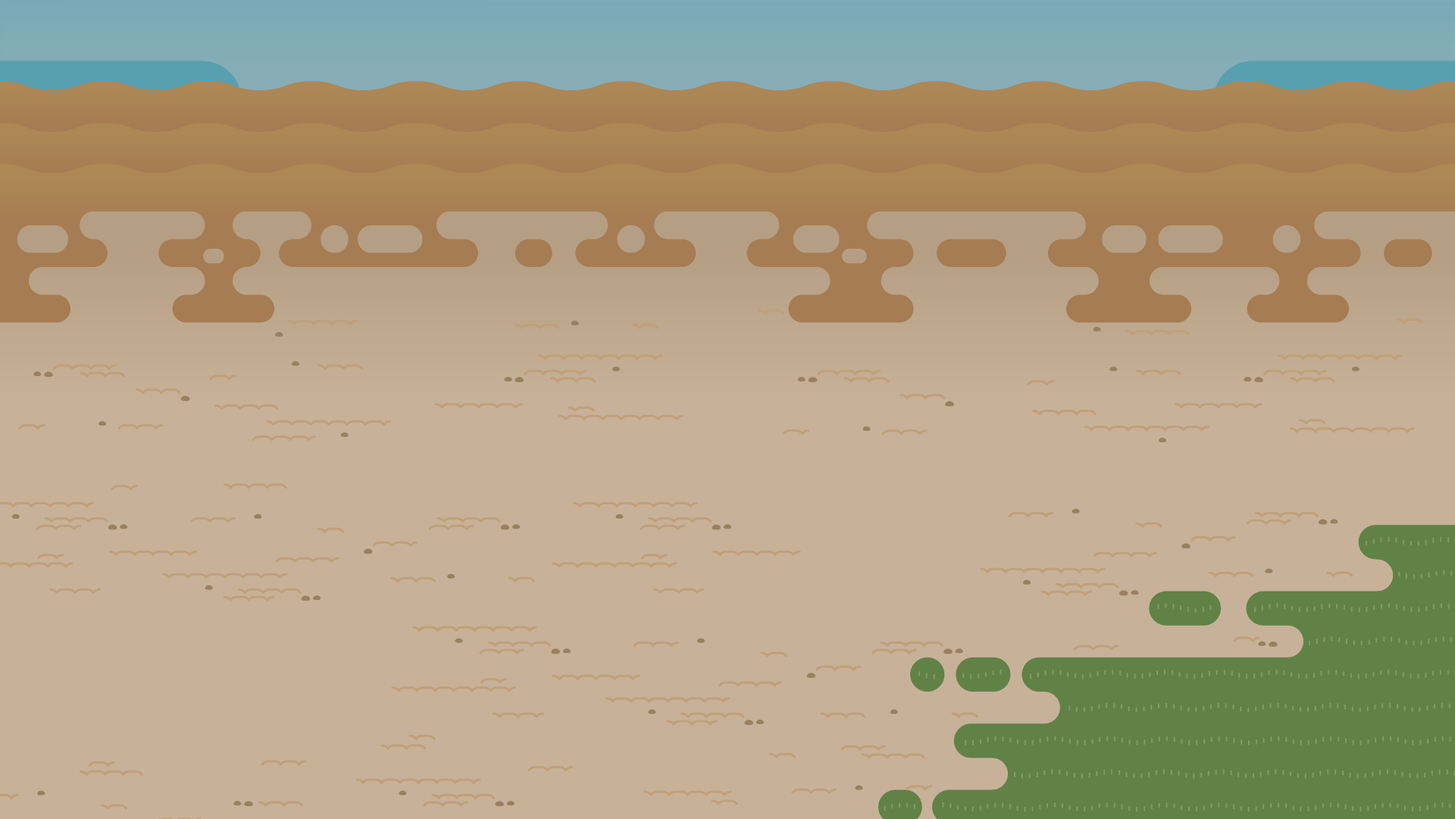
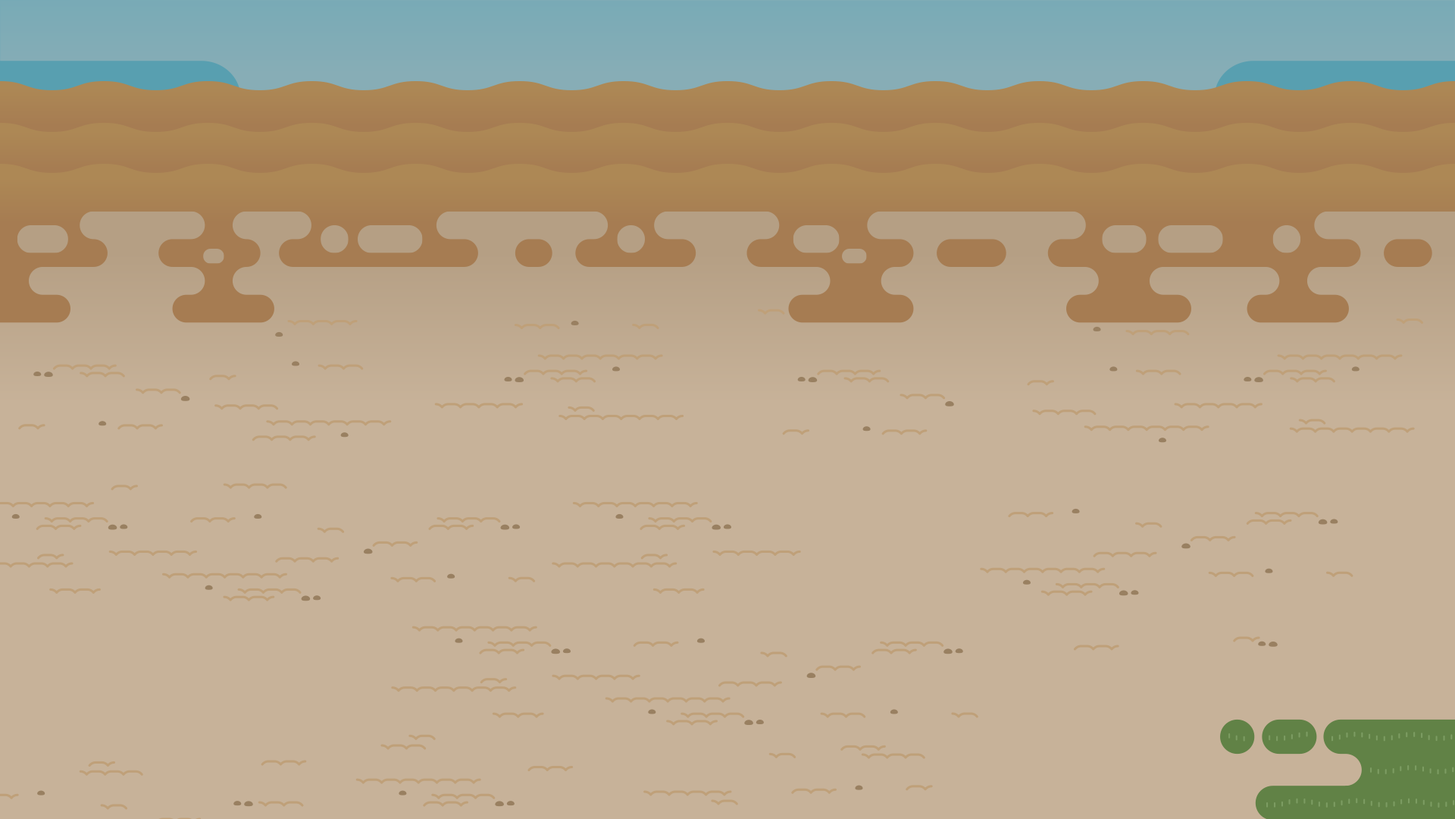
Layered file, before and after one edit (w=1455, h=819). Changes by layer:
painted on "Layer 1" over <box>878,524,1455,819</box>
